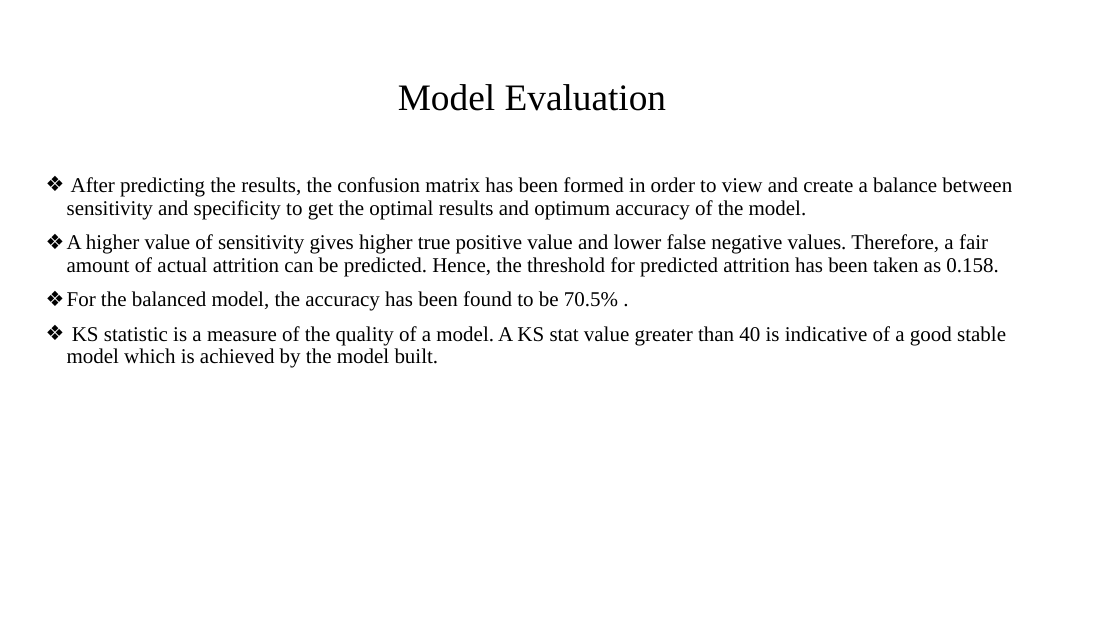
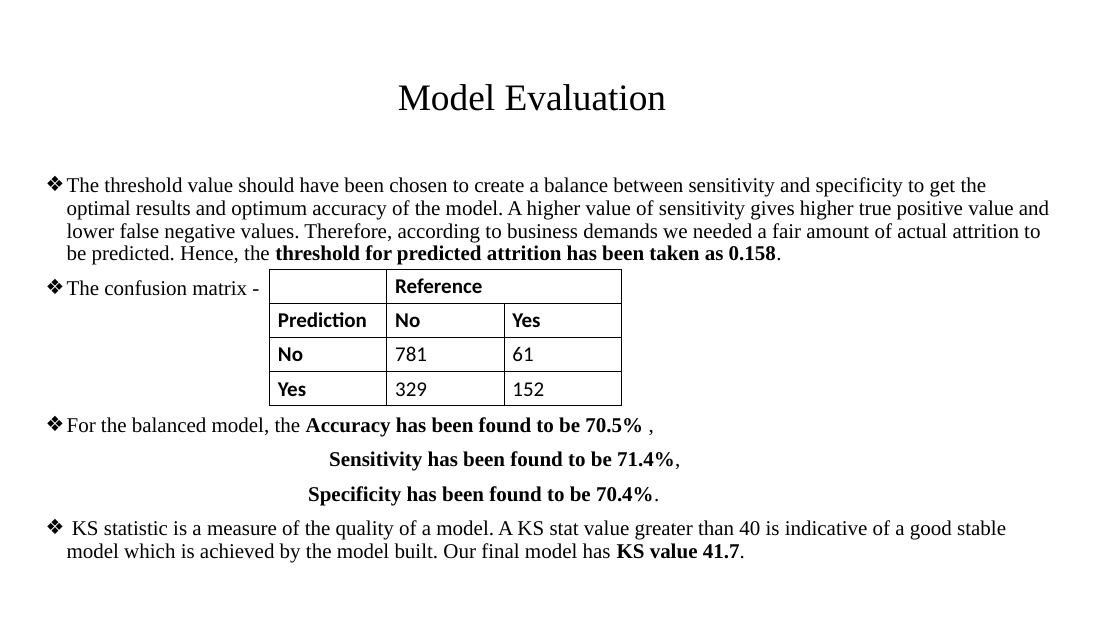
Before and after one commit to gaurav007x/HR-Analytics, a slide deck: slide 8 of HR Analytics Presentation.pptx (slide 7 before the commit). Drawn at 1120x630 pixels with LibreOffice and Linux fonts; fonts in the diff are those of the drawing; background and template pictures are left out. Boxes give left, top, right and bottom in pixels: in the first picture for what was removed or moved away, otherwise in the second. Text is boxed around its words. In the diff, an @@ line names an element or a change of style, - is before the commit and + after.

Commit message:
Made few grammatical changes and added confusion matrix and significant variables list

```diff
--- a/HR Analytics Presentation.pptx
+++ b/HR Analytics Presentation.pptx
@@ text at <box>67,177,1049,563</box>: text changed @@
-❖ After predicting the results, the confusion matrix has been formed in order to view and create a balance between sensitivity and specificity to get the optimal results and optimum accuracy of the model.
-❖ A higher value of sensitivity gives higher true positive value and lower false negative values. Therefore, a fair amount of actual attrition can be predicted. Hence, the threshold for predicted attrition has been taken as 0.158.
-❖ For the balanced model, the accuracy has been found to be 70.5% .
-❖ KS statistic is a measure of the quality of a model. A KS stat value greater than 40 is indicative of a good stable model which is achieved by the model built.
+❖ The threshold value should have been chosen to create a balance between sensitivity and specificity to get the optimal results and optimum accuracy of the model. A higher value of sensitivity gives higher true positive value and lower false negative values. Therefore, according to business demands we needed a fair amount of actual attrition to be predicted. Hence, the threshold for predicted attrition has been taken as 0.158.
+❖ The confusion matrix -
+❖ For the balanced model, the Accuracy has been found to be 70.5% ,
+Sensitivity has been found to be 71.4%,
+Specificity has been found to be 70.4%.
+❖ KS statistic is a measure of the quality of a model. A KS stat value greater than 40 is indicative of a good stable model which is achieved by the model built. Our final model has KS value 41.7.
@@ table added at <box>270,270,623,404</box>, 4 rows, 3 columns @@
+ | Reference | 
+Prediction | No | Yes
+No | 781 | 61
+Yes | 329 | 152
```
Also in this commit, not shown: 5 other slides changed, 1 slide added.
